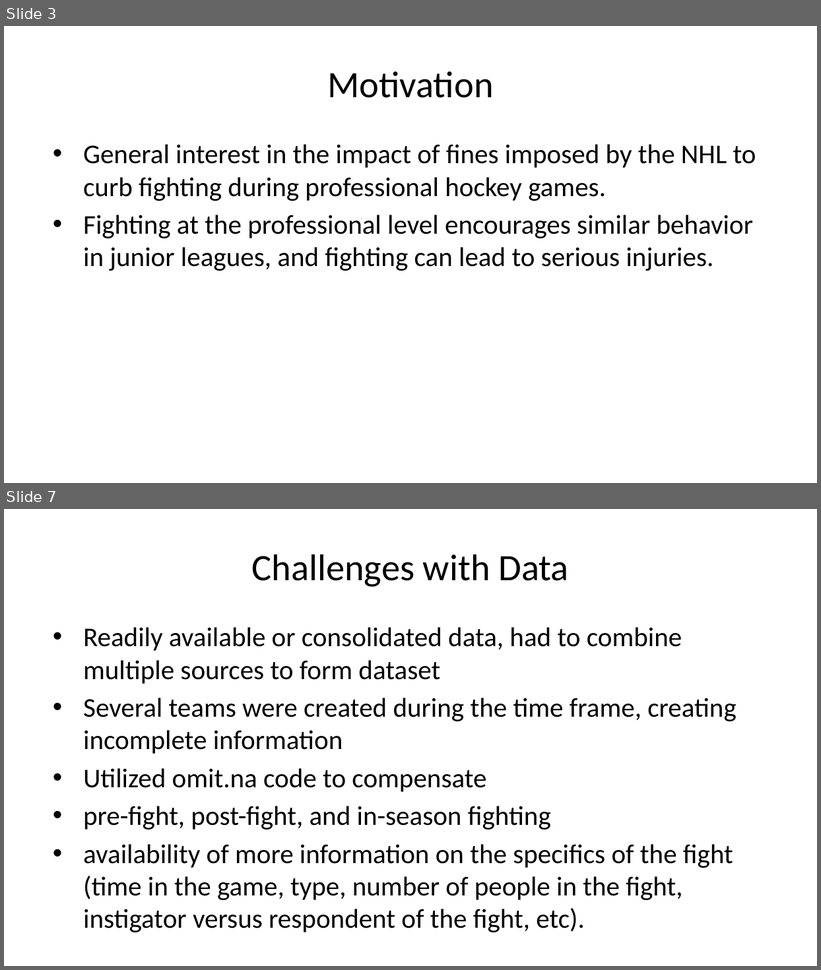
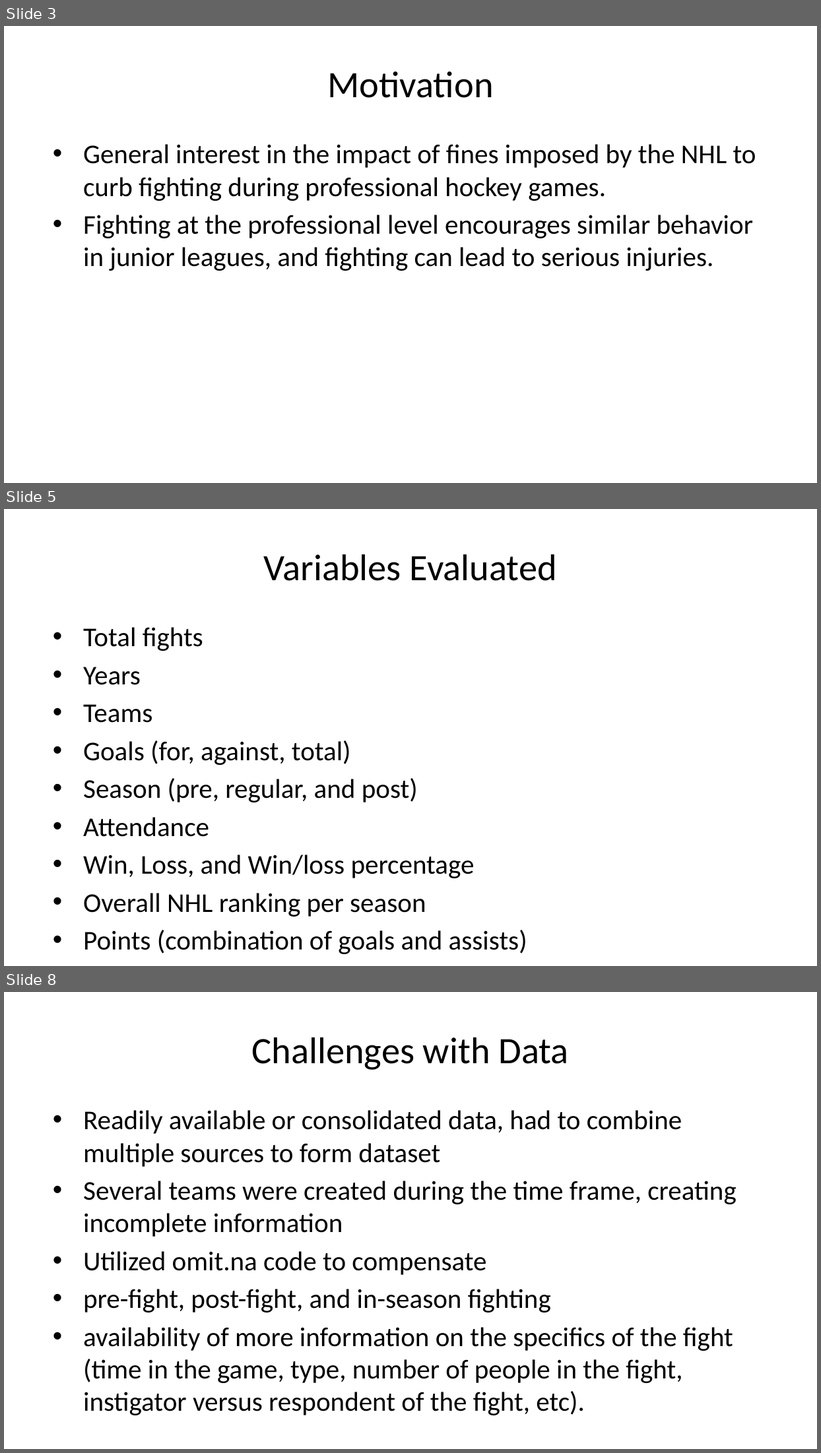
Before and after one commit to jason-nero/project-1, a slide deck: TermProject_Presentationv3.pptx. Shown one above the other, each under a label of ours: slides 3 and 7 before the commit, slides 3, 5 and 8 after it; the slides between them are not shown. The pictures are 821x970 and 821x1453 pixels, drawn with LibreOffice and Linux fonts; fonts in the diff are those of the drawing. Boxes give left, top, right and bottom in pixels: in the first picture for what was removed or moved away, otherwise in the second. Text is boxed around its words. In the diff, an @@ line names an element or a change of style, - is before the commit and + after.

```diff
--- a/TermProject_Presentationv3.pptx
+++ b/TermProject_Presentationv3.pptx
@@ slide 5 added at <box>4,509,817,966</box>, background #FFFFFF @@
@@ title added at <box>264,554,557,581</box>, 33 pt, text #000000 @@
+Variables Evaluated
@@ text added at <box>83,627,527,955</box>, 24 pt, text #000000 @@
+• Total fights
+• Years
+• Teams
+• Goals (for, against, total)
+• Season (pre, regular, and post)
+• Attendance
+• Win, Loss, and Win/loss percentage
+• Overall NHL ranking per season
+• Points (combination of goals and assists)
@@ what was slide 7 is now slide 8 @@
```
Also in this commit, not shown: 7 slides changed, 1 other slide added, 2 slides removed, 1 other file.
